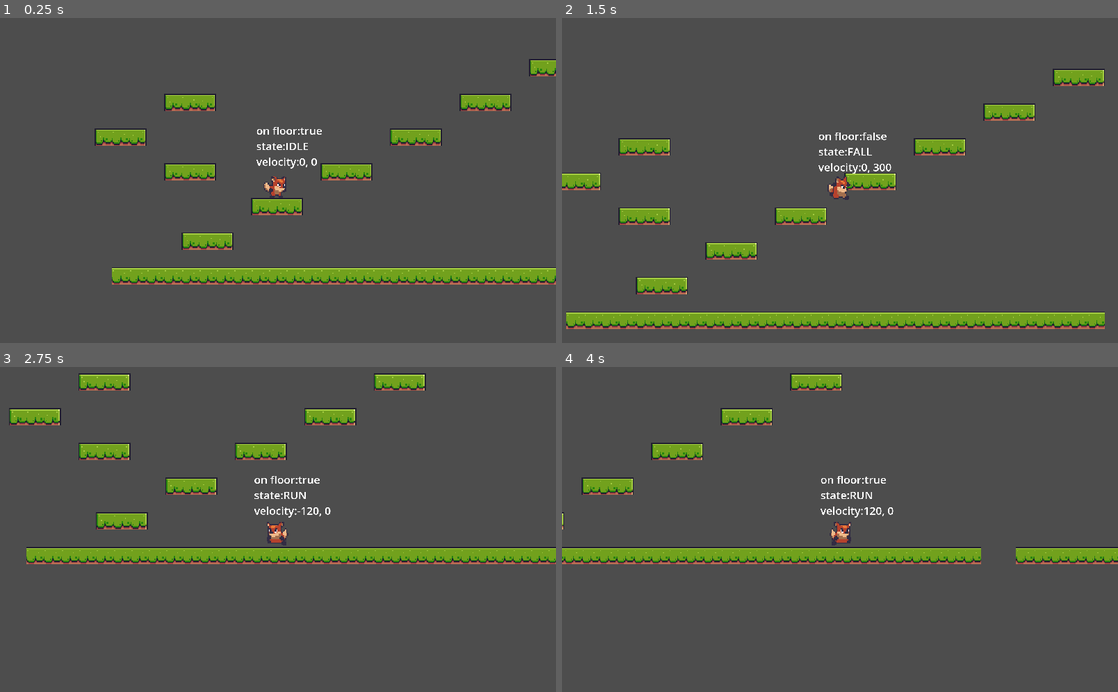
Above: before the commit, frames 1-4 (two rows, left to right).
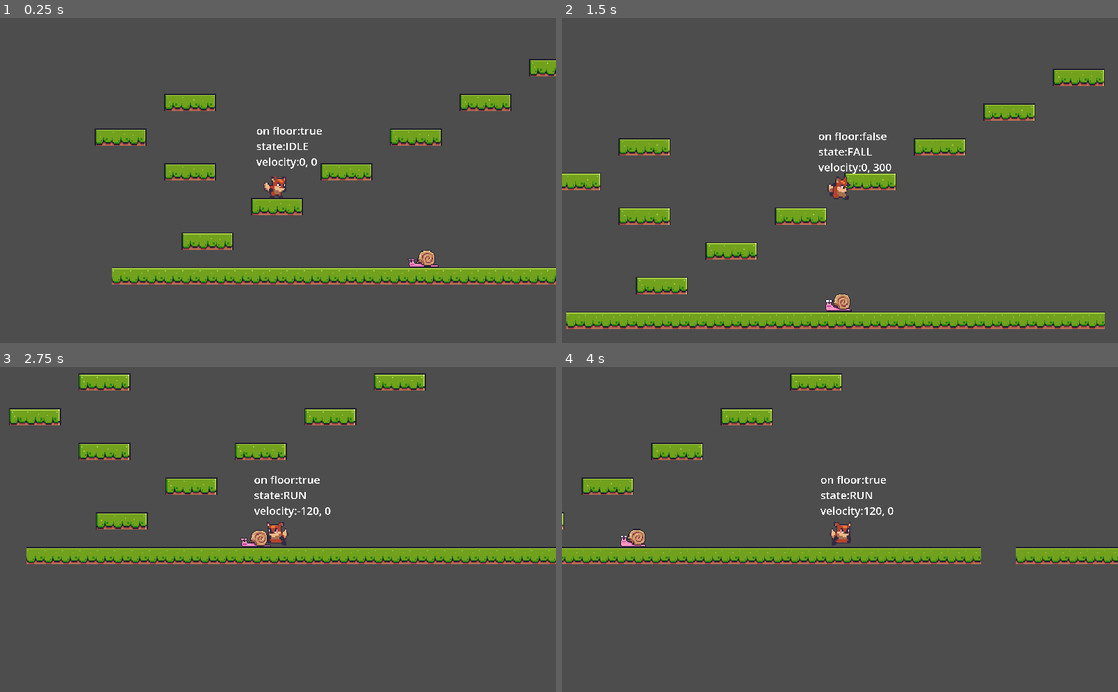
Above: after the commit, the same moments.

Repository: mattburro/Foxy-Antics
Game: Godot game, scene res://level_base/level_base.tscn
Same seed, same stepped clock (60 frames per second), same inputs: the game is played once before the commit and once after it. The project has no main scene, so this scene is started directly.
Inputs:
- Up to frame 1 (0.25 s): no input
- Up to frame 2 (1.5 s): hold D (right) from 0.53 s (still down); tap Space (jump) at 0.77 s
- Up to frame 3 (2.75 s): tap Space (jump) at 1.52 s; release D (right) at 2.03 s; hold A (left) from 2.03 s (still down)
- Up to frame 4 (4 s): release A (left) at 2.78 s; hold D (right) from 2.78 s (still down); tap Space (jump) at 3.02, 3.77 s

The runs differ from the first frame. In frame 1, 0.2% of the frame differs, in the area x 73-79%, y 71-77%; in frame 2, 0.2%, in the area x 47-53%, y 84-91%; in frame 3, 0.2%; in frame 4, 0.2%.

Commit message:
Refactor physics collisions and add hitboxes

Diff:
--- a/enemies/eagle/eagle.tscn
+++ b/enemies/eagle/eagle.tscn
@@ -41,9 +41,11 @@
 }]
 
 [sub_resource type="CircleShape2D" id="CircleShape2D_6xwk3"]
+radius = 1.0
+
+[sub_resource type="CircleShape2D" id="CircleShape2D_3iael"]
 
 [node name="Eagle" instance=ExtResource("1_24b54")]
-collision_layer = 0
 collision_mask = 0
 script = ExtResource("2_q21oh")
 
@@ -62,4 +64,7 @@
 [node name="TurnTimer" type="Timer" parent="." index="4"]
 wait_time = 3.0
 
+[node name="CollisionShape2D" type="CollisionShape2D" parent="Hitbox" index="0"]
+shape = SubResource("CircleShape2D_3iael")
+
 [connection signal="timeout" from="TurnTimer" to="." method="on_turn_timer_timeout"]
--- a/enemies/enemy_base/enemy_base.tscn
+++ b/enemies/enemy_base/enemy_base.tscn
@@ -3,11 +3,16 @@
 [ext_resource type="Script" path="res://enemies/enemy_base/enemy_base.gd" id="1_860wb"]
 
 [node name="EnemyBase" type="CharacterBody2D"]
+collision_layer = 0
 script = ExtResource("1_860wb")
 
 [node name="VisibleOnScreenNotifier2D" type="VisibleOnScreenNotifier2D" parent="."]
 
 [node name="AnimatedSprite2D" type="AnimatedSprite2D" parent="."]
 
+[node name="Hitbox" type="Area2D" parent="."]
+collision_layer = 4
+collision_mask = 2
+
 [connection signal="screen_entered" from="VisibleOnScreenNotifier2D" to="." method="on_screen_entered"]
 [connection signal="screen_exited" from="VisibleOnScreenNotifier2D" to="." method="on_screen_exited"]
--- a/enemies/frog/frog.tscn
+++ b/enemies/frog/frog.tscn
@@ -69,6 +69,9 @@
 [sub_resource type="RectangleShape2D" id="RectangleShape2D_k6ffx"]
 size = Vector2(19, 15)
 
+[sub_resource type="CircleShape2D" id="CircleShape2D_mkj1m"]
+radius = 8.0
+
 [node name="Frog" instance=ExtResource("1_xlish")]
 script = ExtResource("2_05nd4")
 
@@ -84,4 +87,8 @@
 
 [node name="JumpTimer" type="Timer" parent="." index="3"]
 
+[node name="CollisionShape2D" type="CollisionShape2D" parent="Hitbox" index="0"]
+position = Vector2(0, 1)
+shape = SubResource("CircleShape2D_mkj1m")
+
 [connection signal="timeout" from="JumpTimer" to="." method="on_jump_timer_timeout"]
--- a/enemies/snail/snail.tscn
+++ b/enemies/snail/snail.tscn
@@ -85,6 +85,10 @@
 [sub_resource type="RectangleShape2D" id="RectangleShape2D_a3yu6"]
 size = Vector2(25, 10)
 
+[sub_resource type="CapsuleShape2D" id="CapsuleShape2D_j4otu"]
+radius = 8.0
+height = 24.0
+
 [node name="Snail" instance=ExtResource("1_7f1k4")]
 script = ExtResource("2_1wy50")
 
@@ -101,3 +105,8 @@
 [node name="FloorDetection" type="RayCast2D" parent="." index="3"]
 position = Vector2(-15, 0)
 target_position = Vector2(0, 30)
+
+[node name="CollisionShape2D" type="CollisionShape2D" parent="Hitbox" index="0"]
+position = Vector2(1, 1)
+rotation = 1.5708
+shape = SubResource("CapsuleShape2D_j4otu")
--- a/level_base/level_base.tscn
+++ b/level_base/level_base.tscn
@@ -4,7 +4,7 @@
 [ext_resource type="Script" path="res://level_base/level_base.gd" id="1_ymxc8"]
 [ext_resource type="PackedScene" uid="uid://cej83oxkncb8p" path="res://player_camera/player_camera.tscn" id="2_ack6v"]
 [ext_resource type="PackedScene" uid="uid://ct4e5uvs38fek" path="res://player/player.tscn" id="3_n875w"]
-[ext_resource type="PackedScene" uid="uid://jp15eqqpepvf" path="res://enemies/eagle/eagle.tscn" id="5_ktitf"]
+[ext_resource type="PackedScene" uid="uid://cf8oa3ajvvo8j" path="res://enemies/snail/snail.tscn" id="5_jj8ud"]
 
 [sub_resource type="TileSetAtlasSource" id="TileSetAtlasSource_lgf7u"]
 texture = ExtResource("1_wbw04")
@@ -527,6 +527,7 @@
 
 [sub_resource type="TileSet" id="TileSet_b7d0n"]
 physics_layer_0/collision_layer = 1
+physics_layer_0/collision_mask = 0
 sources/0 = SubResource("TileSetAtlasSource_lgf7u")
 
 [node name="LevelBase" type="Node2D"]
@@ -544,5 +545,5 @@
 [node name="Player" parent="." instance=ExtResource("3_n875w")]
 position = Vector2(153, -81)
 
-[node name="Eagle" parent="." instance=ExtResource("5_ktitf")]
-position = Vector2(544, -289)
+[node name="Snail" parent="." instance=ExtResource("5_jj8ud")]
+position = Vector2(287, -12)
--- a/player/player.gd
+++ b/player/player.gd
@@ -88,3 +88,6 @@
 			animation_player.play("fall")
 		PLAYER_STATE.HURT:
 			animation_player.play("hurt")
+
+func on_hitbox_area_entered(area: Area2D):
+	pass
--- a/player/player.tscn
+++ b/player/player.tscn
@@ -114,7 +114,12 @@
 "run": SubResource("Animation_2jnmv")
 }
 
+[sub_resource type="CapsuleShape2D" id="CapsuleShape2D_13g7w"]
+radius = 8.0
+height = 20.0
+
 [node name="Player" type="CharacterBody2D" groups=["player"]]
+collision_layer = 0
 script = ExtResource("1_8l1hb")
 
 [node name="Sprite2D" type="Sprite2D" parent="."]
@@ -144,3 +149,13 @@
 text = "asffafgs
 asfasff
 asffas"
+
+[node name="Hitbox" type="Area2D" parent="."]
+collision_layer = 2
+collision_mask = 4
+
+[node name="CollisionShape2D" type="CollisionShape2D" parent="Hitbox"]
+position = Vector2(-1, 6)
+shape = SubResource("CapsuleShape2D_13g7w")
+
+[connection signal="area_entered" from="Hitbox" to="." method="on_hitbox_area_entered"]
--- a/project.godot
+++ b/project.godot
@@ -51,6 +51,12 @@
 ]
 }
 
+[layer_names]
+
+2d_physics/layer_1="platforms"
+2d_physics/layer_2="player"
+2d_physics/layer_3="enemy"
+
 [rendering]
 
 textures/canvas_textures/default_texture_filter=0
Not shown: 1 places in enemies/eagle/eagle.tscn that only renumber resources
Not shown: 1 places in enemies/frog/frog.tscn that only renumber resources
Not shown: 1 places in enemies/snail/snail.tscn that only renumber resources
Not shown: 1 places in player/player.tscn that only renumber resources
